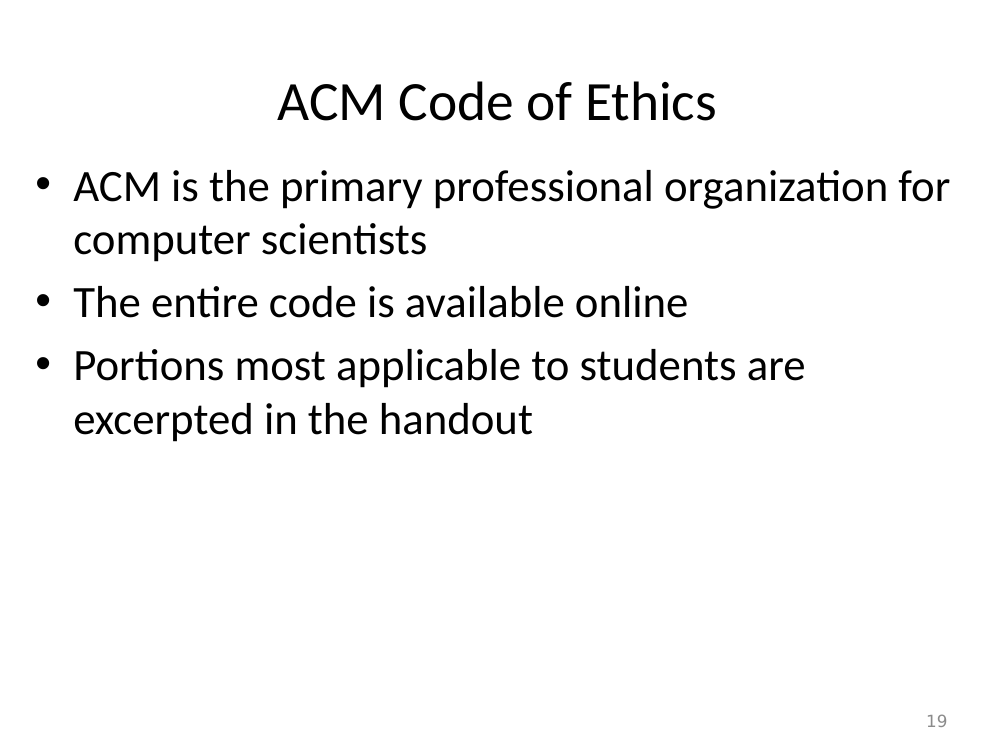
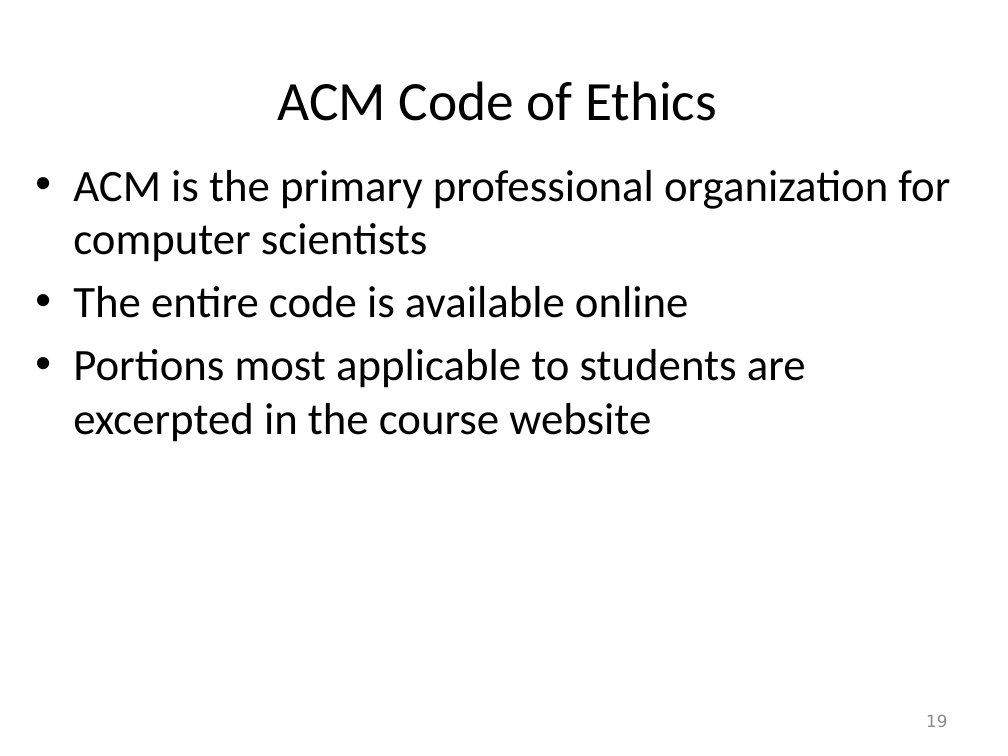
Before and after one commit to harrisonwl/harrisonwl.github.io, a slide deck: slide 19 of assets/courses/malware/spring2017/slides/week01/Intro.pptx. Drawn at 1008x756 pixels with LibreOffice and Linux fonts; fonts in the diff are those of the drawing; background and template pictures are left out. Boxes give left, top, right and bottom in pixels: in the first picture for what was removed or moved away, otherwise in the second. Text is boxed around its words. In the diff, an @@ line names an element or a change of style, - is before the commit and + after.

```diff
--- a/assets/courses/malware/spring2017/slides/week01/Intro.pptx
+++ b/assets/courses/malware/spring2017/slides/week01/Intro.pptx
@@ text at <box>73,349,806,442</box>: text changed @@
-• Portions most applicable to students are excerpted in the handout
+• Portions most applicable to students are excerpted in the course website
```
Also in this commit, not shown: 1 other slide changed, 10 other files.
